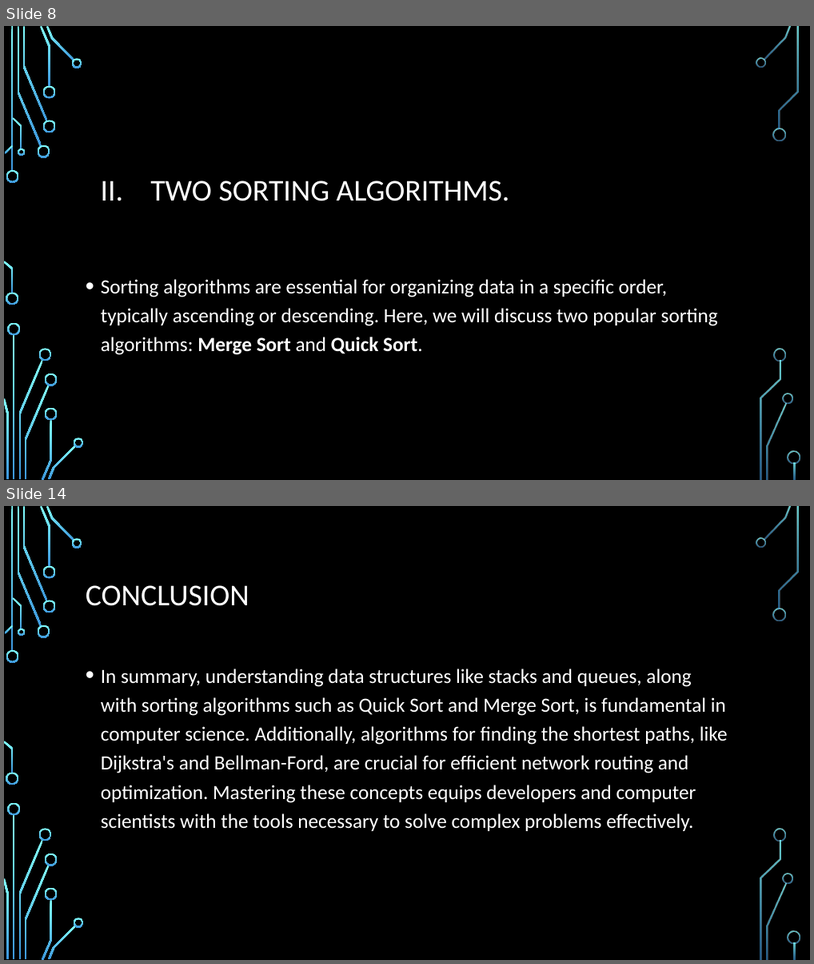
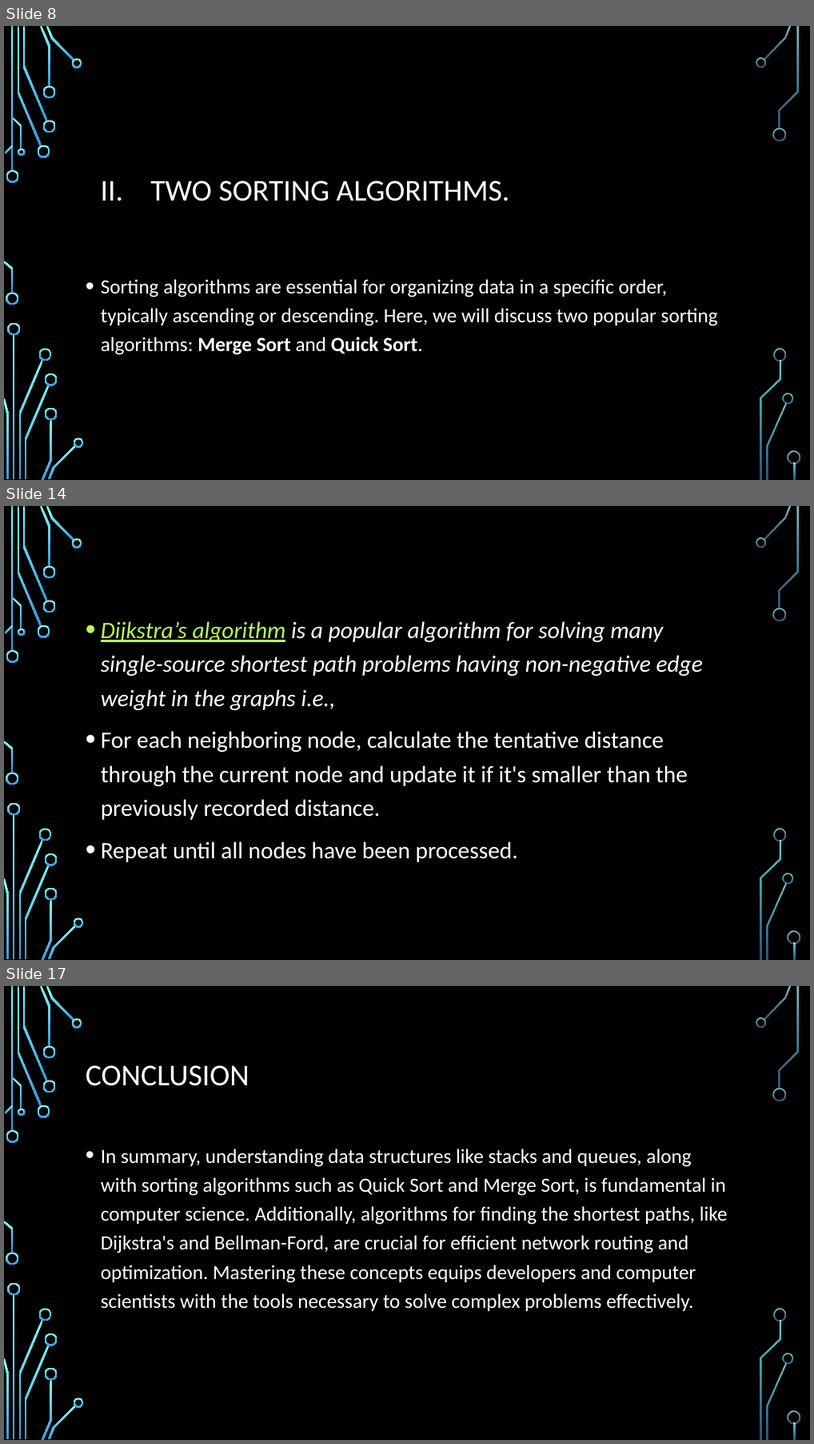
Before and after one commit to thanhye/ASM1, a slide deck: BH01702_TranVanThanh_SE07102.pptx. Shown one above the other, each under a label of ours: slides 8 and 14 before the commit, slides 8, 14 and 17 after it; the slides between them are not shown. The pictures are 814x964 and 814x1444 pixels, drawn with LibreOffice and Linux fonts; fonts in the diff are those of the drawing; background and template pictures are left out. Boxes give left, top, right and bottom in pixels: in the first picture for what was removed or moved away, otherwise in the second. Text is boxed around its words. In the diff, an @@ line names an element or a change of style, - is before the commit and + after.

```diff
--- a/BH01702_TranVanThanh_SE07102.pptx
+++ b/BH01702_TranVanThanh_SE07102.pptx
@@ slide 14 added at [4,506,810,960], background picture (left out); not listed: 36 template elements that a slide beside it also shows @@
@@ text added at [101,621,703,862], 28 pt, text #FFFFFF @@
+• Dijkstra’s algorithm is a popular algorithm for solving many single-source shortest path problems having non-negative edge weight in the graphs i.e.,
+• For each neighboring node, calculate the tentative distance through the current node and update it if it's smaller than the previously recorded distance.
+• Repeat until all nodes have been processed.
@@ what was slide 14 is now slide 17 @@
```
Also in this commit, not shown: 7 slides changed, 3 other slides added, 1 slide removed.
